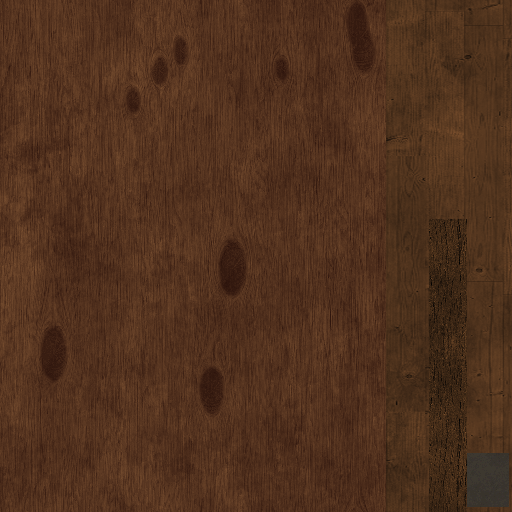
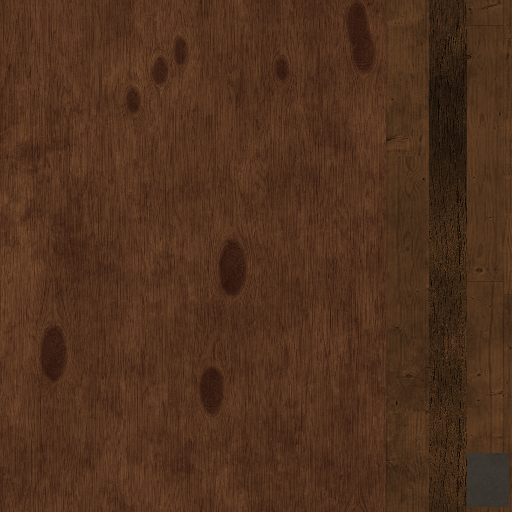
Revision of a layered w=512, h=512 image; what changed, layer by layer:
painted on "Paint Layer 324" over [429, 0, 467, 219]
painted on "Wood062_Color.png" (2nd of 2, in "Shelf_Modular_01B" › "legs" › "Wood062_Color.png") over [429, 0, 467, 219]
painted on "legs" (2nd of 2, in "Shelf_Modular_01B" › "legs") over [429, 0, 467, 219]
painted on "Metal046A_Color.png" over [429, 0, 467, 219]
painted on "Paint Layer 323" over [429, 0, 467, 219]
painted on "WoodFloor040_Color.png" (2nd of 2, in "Shelf_Modular_01B" › "sides" › "WoodFloor040_Color.png") over [429, 0, 467, 219]
painted on "sides" (2nd of 2, in "Shelf_Modular_01B" › "sides") over [429, 0, 467, 219]
painted on "Paint Layer 322" over [429, 0, 467, 219]
painted on "Wood075_Color.png" (2nd of 2, in "Shelf_Modular_01B" › "shelf" › "Wood075_Color.png") over [429, 0, 467, 219]
painted on "shelf" (2nd of 2, in "Shelf_Modular_01B" › "shelf") over [429, 0, 467, 219]